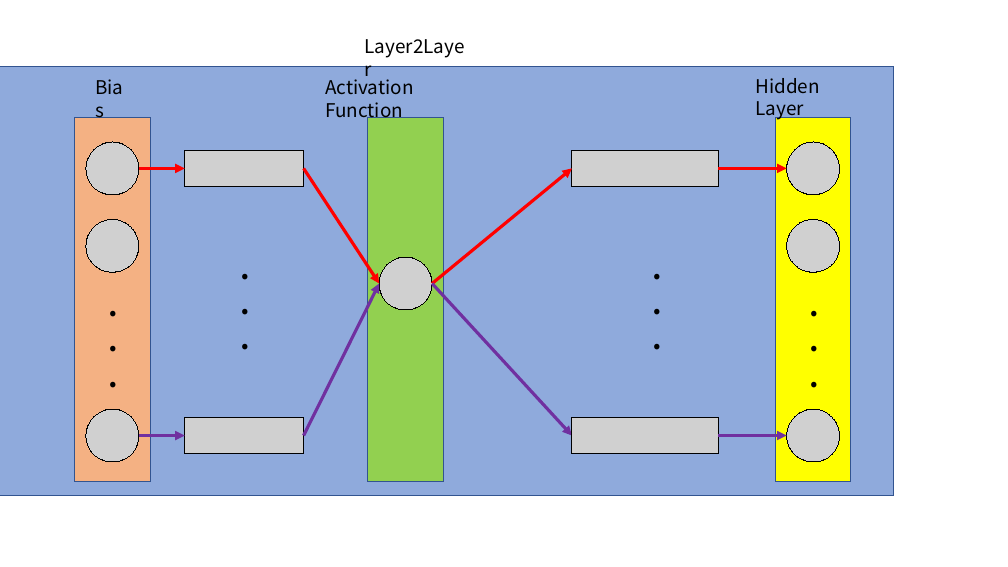
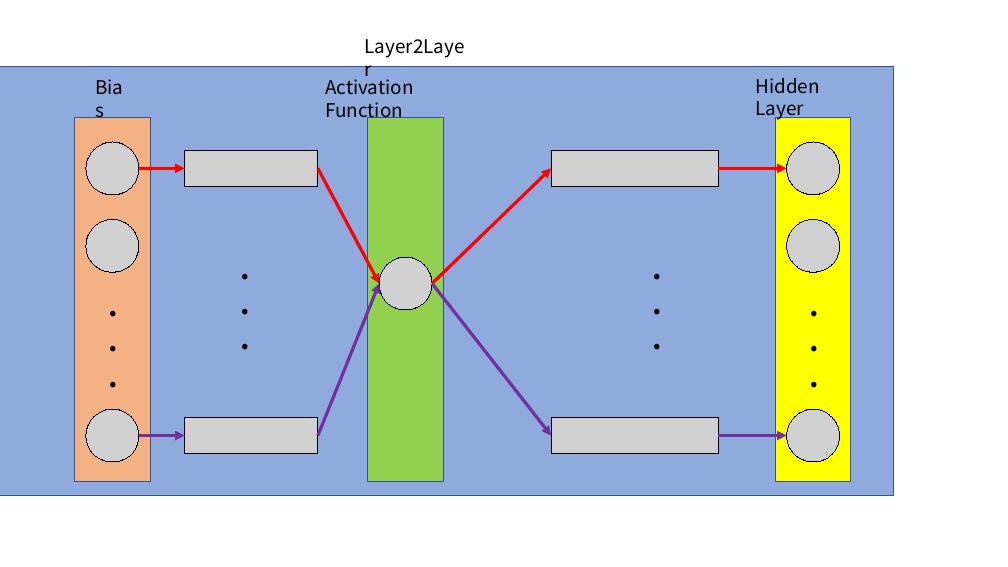
Before and after one commit to AnDeoukKyi/tistory, a slide deck: slide 3 of ml/ML.pptx. Drawn at 1008x567 pixels with LibreOffice and Linux fonts; fonts in the diff are those of the drawing; grey boxes stand for pictures. Boxes give left, top, right and bottom in pixels: in the first picture for what was removed or moved away, otherwise in the second. Text is boxed around its words. In the diff, an @@ line names an element or a change of style, - is before the commit and + after.

```diff
--- a/ml/ML.pptx
+++ b/ml/ML.pptx
@@ picture: place and size @@
-picture at (185,150,303,187)
+picture at (185,150,318,187)
@@ arrow moved from (304, 169) - (380, 284) to (318, 169) - (380, 284) @@
@@ arrow moved from (433, 284) - (572, 169) to (433, 284) - (551, 169) @@
@@ picture: place and size @@
-picture at (572,150,718,187)
+picture at (551,150,718,187)
@@ arrow moved from (304, 436) - (380, 284) to (318, 436) - (380, 284) @@
@@ arrow moved from (433, 284) - (572, 436) to (433, 284) - (551, 436) @@
@@ picture: place and size @@
-picture at (185,417,303,454)
+picture at (185,417,318,454)
@@ picture: place and size @@
-picture at (572,417,718,454)
+picture at (551,417,718,454)
```
Also in this commit, not shown: 5 other slides changed, 12 slides added, 1 slide removed, 33 other files.
